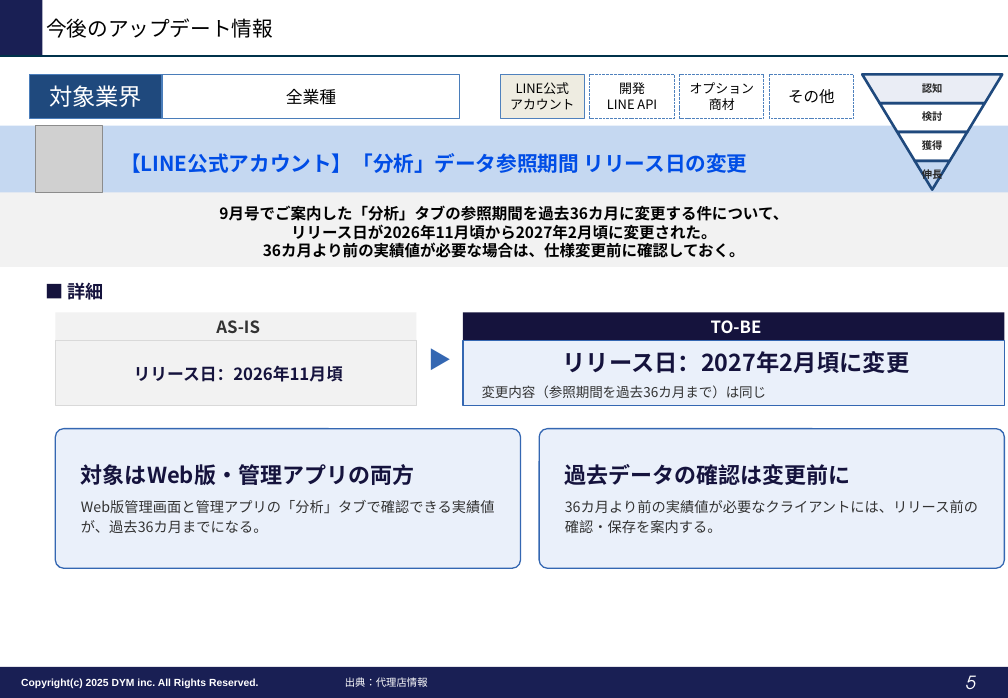
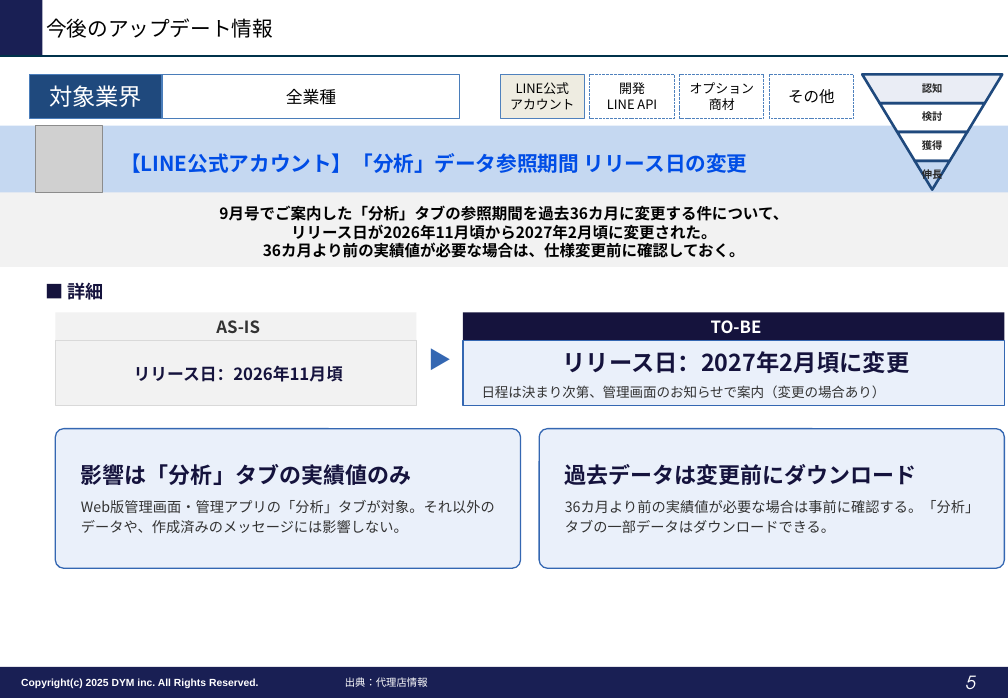
Before and after one commit to tonomura-r-dev/folder, a slide deck: slide 5 of LINEOA媒体最新情報_2026年10月トレンドレポート.pptx. Drawn at 1008x698 pixels with LibreOffice and Linux fonts; fonts in the diff are those of the drawing; grey boxes stand for pictures; background and template pictures are left out. Boxes give left, top, right and bottom in pixels: in the first picture for what was removed or moved away, otherwise in the second. Text is boxed around its words. In the diff, an @@ line names an element or a change of style, - is before the commit and + after.

```diff
--- a/LINEOA媒体最新情報_2026年10月トレンドレポート.pptx
+++ b/LINEOA媒体最新情報_2026年10月トレンドレポート.pptx
@@ text in rectangle at bbox=[482, 385, 886, 398]: text changed @@
-変更内容（参照期間を過去36カ月まで）は同じ
+日程は決まり次第、管理画面のお知らせで案内（変更の場合あり）
@@ text in rounded rectangle at bbox=[81, 464, 495, 533]: text changed @@
-対象はWeb版・管理アプリの両方
-Web版管理画面と管理アプリの「分析」タブで確認できる実績値が、過去36カ月までになる。
+影響は「分析」タブの実績値のみ
+Web版管理画面・管理アプリの「分析」タブが対象。それ以外のデータや、作成済みのメッセージには影響しない。
@@ text in rounded rectangle at bbox=[565, 464, 979, 533]: text changed @@
-過去データの確認は変更前に
-36カ月より前の実績値が必要なクライアントには、リリース前の確認・保存を案内する。
+過去データは変更前にダウンロード
+36カ月より前の実績値が必要な場合は事前に確認する。「分析」タブの一部データはダウンロードできる。
```
Also in this commit, not shown: 7 other slides changed, 2 other files.
